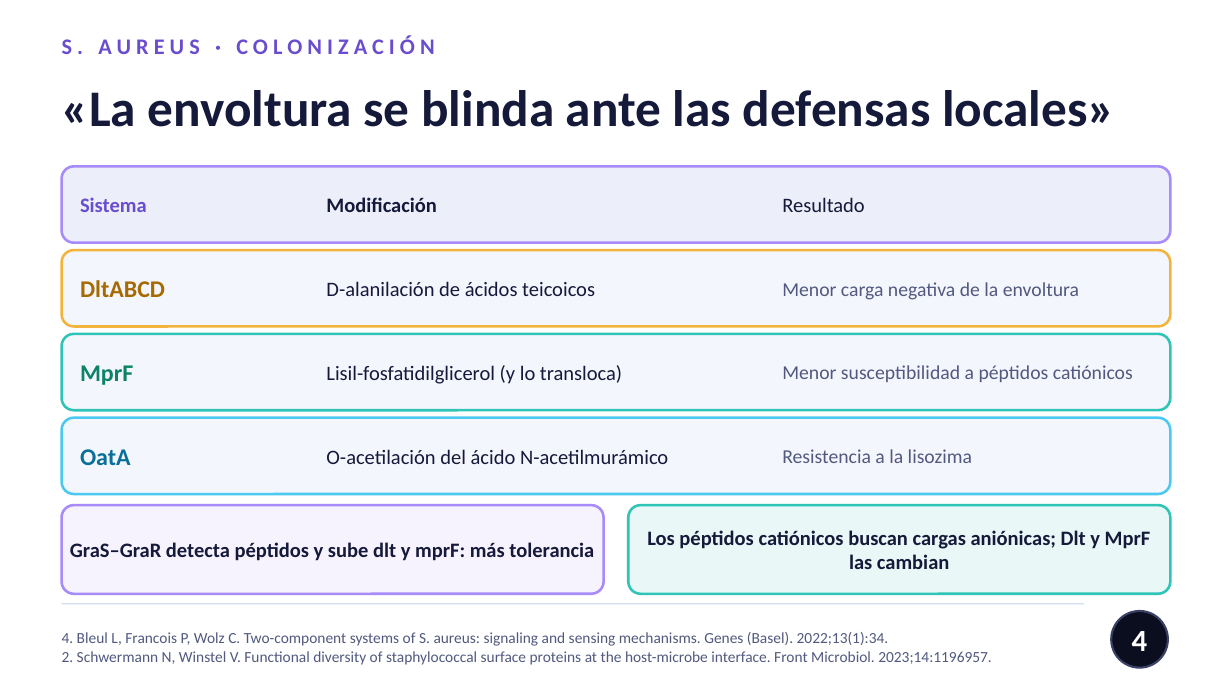
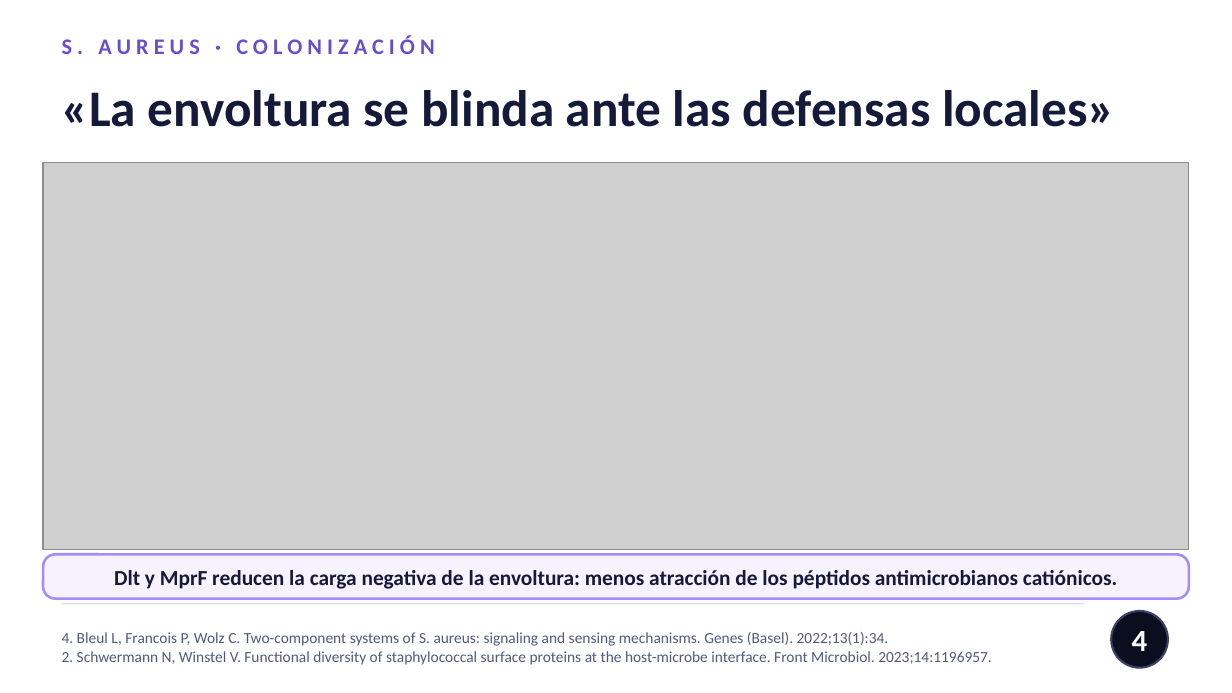
Before and after one commit to nestor120512/nes, a slide deck: slide 4 of Colonizacion_nasal_Saureus.pptx. Drawn at 1232x693 pixels with LibreOffice and Linux fonts; fonts in the diff are those of the drawing; grey boxes stand for pictures. Boxes give left, top, right and bottom in pixels: in the first picture for what was removed or moved away, otherwise in the second. Text is boxed around its words. In the diff, an @@ line names an element or a change of style, - is before the commit and + after.

```diff
--- a/Colonizacion_nasal_Saureus.pptx
+++ b/Colonizacion_nasal_Saureus.pptx
@@ picture added at (43, 163, 1189, 549) @@
@@ rounded rectangle removed at (62, 166, 1170, 243) @@
@@ text removed at (80, 197, 147, 212) @@
-Sistema
@@ text removed at (326, 197, 436, 212) @@
-Modificación
@@ text removed at (782, 197, 864, 212) @@
-Resultado
@@ rounded rectangle removed at (62, 250, 1170, 326) @@
@@ text removed at (80, 280, 165, 297) @@
-DltABCD
@@ text removed at (326, 281, 595, 296) @@
-D-alanilación de ácidos teicoicos
@@ text removed at (782, 282, 1079, 300) @@
-Menor carga negativa de la envoltura
@@ rounded rectangle removed at (62, 334, 1170, 410) @@
@@ text removed at (80, 365, 133, 385) @@
-MprF
@@ text removed at (326, 365, 622, 384) @@
-Lisil-fosfatidilglicerol (y lo transloca)
@@ text removed at (782, 365, 1133, 382) @@
-Menor susceptibilidad a péptidos catiónicos
@@ rounded rectangle removed at (62, 418, 1170, 494) @@
@@ text removed at (80, 449, 131, 465) @@
-OatA
@@ text removed at (326, 449, 668, 464) @@
-O-acetilación del ácido N-acetilmurámico
@@ text removed at (782, 449, 972, 463) @@
-Resistencia a la lisozima
@@ rounded rectangle removed at (62, 505, 604, 594) @@
@@ rounded rectangle removed at (628, 505, 1170, 594) @@
@@ text removed at (647, 530, 1151, 569) @@
-Los péptidos catiónicos buscan cargas aniónicas; Dlt y MprF las cambian
@@ rounded rectangle added at (43, 554, 1189, 599), fill #A78BFA at 10% opacity, outline #A78BFA 1.5 pt @@
@@ text removed at (70, 542, 594, 561) @@
-GraS–GraR detecta péptidos y sube dlt y mprF: más tolerancia
@@ text added at (114, 570, 1117, 589), 12.5 pt, text #15193A, bold @@
+Dlt y MprF reducen la carga negativa de la envoltura: menos atracción de los péptidos antimicrobianos catiónicos.
```
Also in this commit, not shown: 4 other slides changed.
